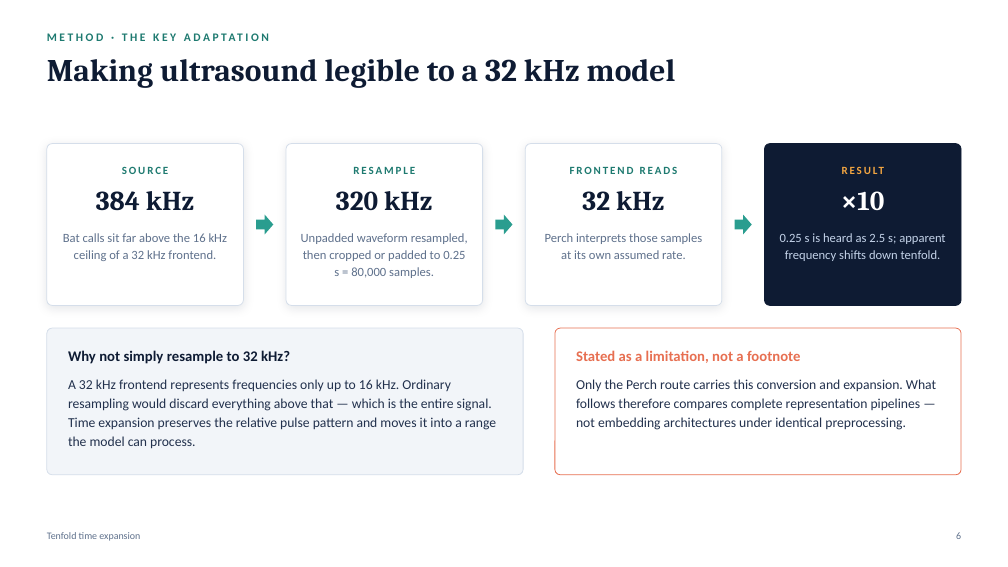
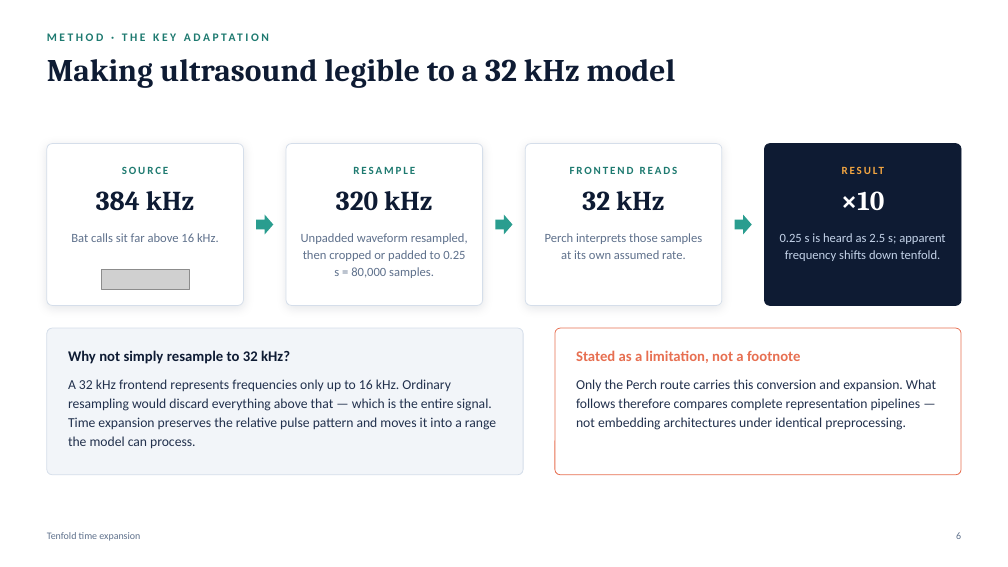
Before and after one commit to aoaoguo2003/valentown, a slide deck: slide 6 of docs/thesis-defence/WPNS1_defence_deck.pptx. Drawn at 1008x567 pixels with LibreOffice and Linux fonts; fonts in the diff are those of the drawing; grey boxes stand for pictures. Boxes give left, top, right and bottom in pixels: in the first picture for what was removed or moved away, otherwise in the second. Text is boxed around its words. In the diff, an @@ line names an element or a change of style, - is before the commit and + after.

```diff
--- a/docs/thesis-defence/WPNS1_defence_deck.pptx
+++ b/docs/thesis-defence/WPNS1_defence_deck.pptx
@@ text at <box>71,233,219,242</box>: text changed @@
-Bat calls sit far above the 16 kHz ceiling of a 32 kHz frontend.
+Bat calls sit far above 16 kHz.
@@ picture added at <box>101,269,189,289</box> @@
```
Also in this commit, not shown: 4 other slides changed, 18 other files.
